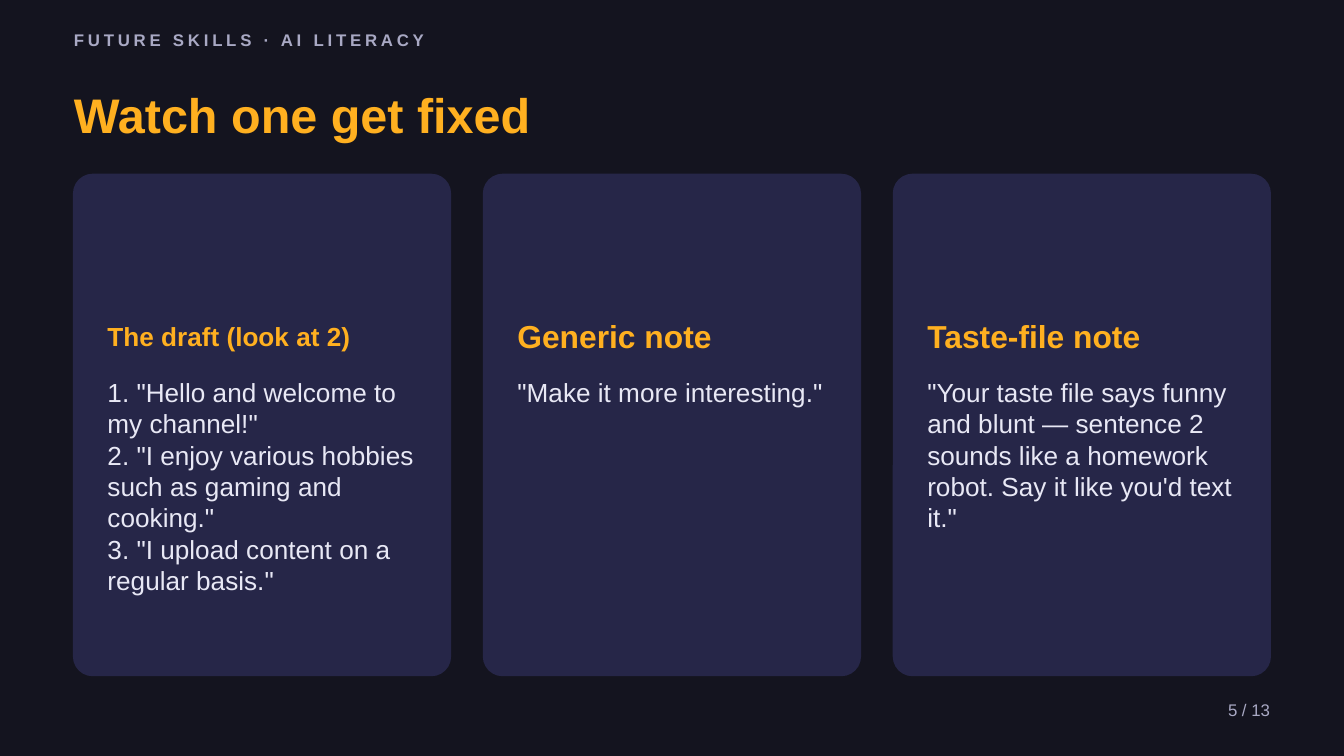
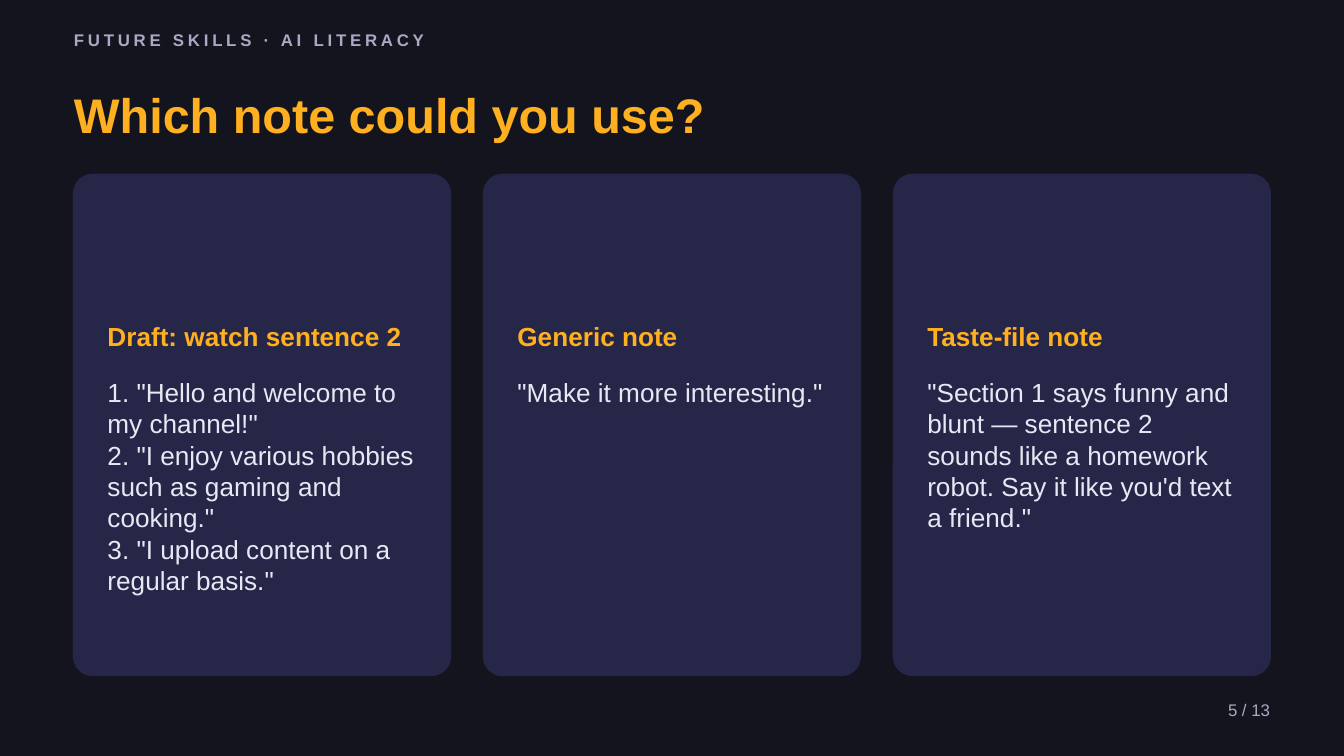
Before and after one commit to phiunit/tptphi, a slide deck: slide 5 of products/ai-taste-file/dist/Teach AI Your Taste - Slides.pptx. Drawn at 1344x756 pixels with LibreOffice and Linux fonts; fonts in the diff are those of the drawing. Boxes give left, top, right and bottom in pixels: in the first picture for what was removed or moved away, otherwise in the second. Text is boxed around its words. In the diff, an @@ line names an element or a change of style, - is before the commit and + after.

```diff
--- a/products/ai-taste-file/dist/Teach AI Your Taste - Slides.pptx
+++ b/products/ai-taste-file/dist/Teach AI Your Taste - Slides.pptx
@@ text at (74,98,704,143): text changed @@
-Watch one get fixed
+Which note could you use?
@@ text at (107,327,402,347): text changed @@
-The draft (look at 2)
+Draft: watch sentence 2
@@ text "Generic note" at (517,327,677,347): size 17 to 14 pt @@
@@ text "Taste-file note" at (927,327,1102,347): size 17 to 14 pt @@
@@ text at (927,383,1232,528): text changed @@
-"Your taste file says funny and blunt — sentence 2 sounds like a homework robot. Say it like you'd text it."
+"Section 1 says funny and blunt — sentence 2 sounds like a homework robot. Say it like you'd text a friend."
```
Also in this commit, not shown: 8 other slides changed, 35 other files.
